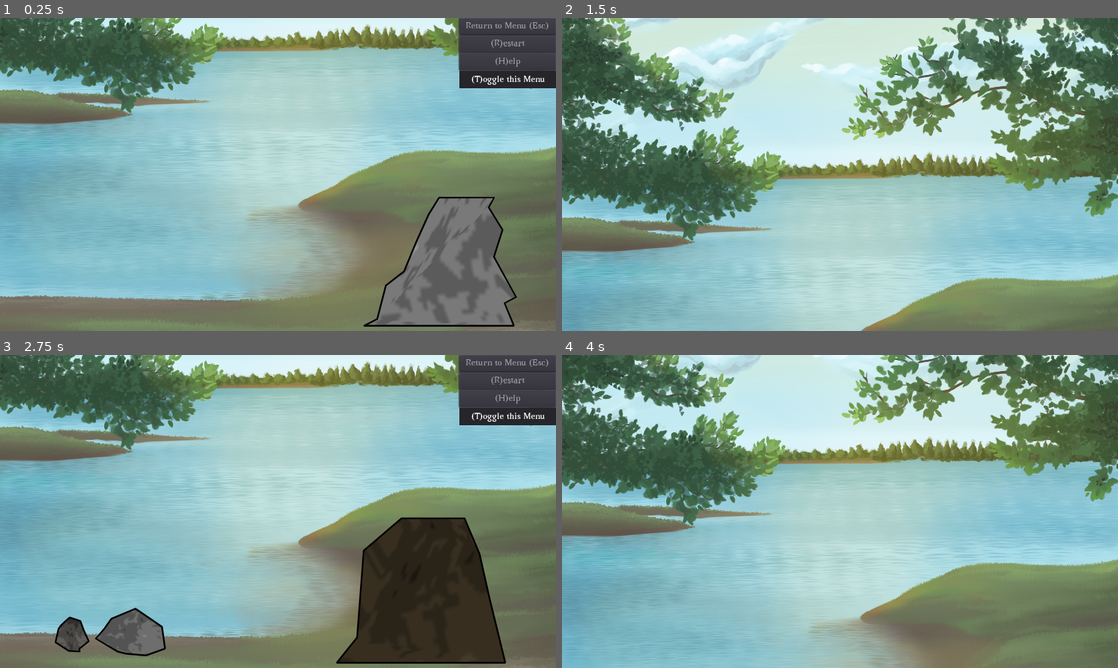
Above: before the commit, frames 1-4 (two rows, left to right).
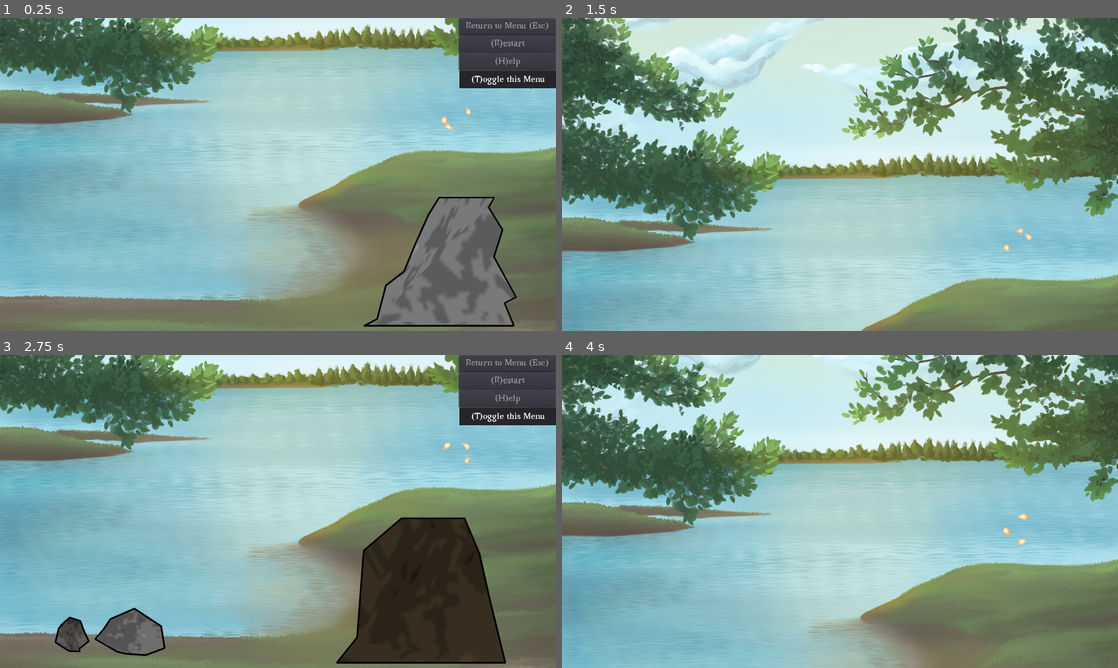
Above: after the commit, the same moments.

Repository: ebrahimebrahim/knock-the-rock
Game: Godot game, scene res://GameBase.tscn
Same seed, same stepped clock (60 frames per second), same inputs: the game is played once before the commit and once after it. This scene is started directly instead of the project's main scene.
Inputs (mouse positions are in pixels of both pictures, inside the frame that each line leads up to):
- Up to frame 1 (0.25 s): no input
- Up to frame 2 (1.5 s): click "Return to Menu (Esc)" at 0.5 s; click "Sandbox" at 1.25 s
- Up to frame 3 (2.75 s): move the mouse to (400, 495) at 2.02 s; press the mouse at (400, 495) at 2.03 s
- Up to frame 4 (4 s): release the mouse at (962, 495) at 2.75 s; click "Return to Menu (Esc)" at 2.75 s; click "Challenge" at 3.5 s

The runs differ from the first frame. In frame 1, less than 0.1% of the frame differs, in the area x 79-85%, y 28-36%; in frame 2, less than 0.1%; in frame 3, 0.2%, in the area x 17-85%, y 27-97%; in frame 4, less than 0.1%.

Commit message:
animated fireflies close #9

Diff:
--- a/ktr/GameBase.tscn
+++ b/ktr/GameBase.tscn
@@ -1,9 +1,31 @@
-[gd_scene load_steps=6 format=2]
+[gd_scene load_steps=21 format=2]
 
 [ext_resource path="res://images/bg.png" type="Texture" id=1]
 [ext_resource path="res://GameBase.gd" type="Script" id=2]
 [ext_resource path="res://Help.tscn" type="PackedScene" id=3]
 [ext_resource path="res://theme.tres" type="Theme" id=4]
+[ext_resource path="res://images/fireflies/Firefly0002.png" type="Texture" id=5]
+[ext_resource path="res://images/fireflies/Firefly0005.png" type="Texture" id=6]
+[ext_resource path="res://images/fireflies/Firefly0006.png" type="Texture" id=7]
+[ext_resource path="res://images/fireflies/Firefly0004.png" type="Texture" id=8]
+[ext_resource path="res://images/fireflies/Firefly0003.png" type="Texture" id=9]
+[ext_resource path="res://images/fireflies/Firefly0011.png" type="Texture" id=10]
+[ext_resource path="res://images/fireflies/Firefly0012.png" type="Texture" id=11]
+[ext_resource path="res://images/fireflies/Firefly0007.png" type="Texture" id=12]
+[ext_resource path="res://images/fireflies/Firefly0008.png" type="Texture" id=13]
+[ext_resource path="res://images/fireflies/Firefly0001.png" type="Texture" id=14]
+[ext_resource path="res://images/fireflies/Firefly0010.png" type="Texture" id=15]
+[ext_resource path="res://images/fireflies/Firefly0009.png" type="Texture" id=16]
+[ext_resource path="res://images/fireflies/Firefly0013.png" type="Texture" id=17]
+[ext_resource path="res://images/fireflies/Firefly0000.png" type="Texture" id=18]
+
+[sub_resource type="SpriteFrames" id=2]
+animations = [ {
+"frames": [ ExtResource( 18 ), ExtResource( 14 ), ExtResource( 5 ), ExtResource( 9 ), ExtResource( 8 ), ExtResource( 6 ), ExtResource( 7 ), ExtResource( 12 ), ExtResource( 13 ), ExtResource( 16 ), ExtResource( 15 ), ExtResource( 10 ), ExtResource( 11 ), ExtResource( 17 ) ],
+"loop": true,
+"name": "default",
+"speed": 12.0
+} ]
 
 [sub_resource type="RectangleShape2D" id=1]
 extents = Vector2( 553, 200 )
@@ -18,6 +40,12 @@
 __meta__ = {
 "_edit_lock_": true
 }
+
+[node name="fireflies" type="AnimatedSprite" parent="bg"]
+position = Vector2( 660, 32 )
+frames = SubResource( 2 )
+frame = 5
+playing = true
 
 [node name="HelpOverlay" type="Node2D" parent="."]
 visible = false
--- a/ktr/MenuScreen.tscn
+++ b/ktr/MenuScreen.tscn
@@ -6,6 +6,28 @@
 [ext_resource path="res://Help.tscn" type="PackedScene" id=4]
 [ext_resource path="res://Logo.gd" type="Script" id=5]
 [ext_resource path="res://Settings.tscn" type="PackedScene" id=6]
+[ext_resource path="res://images/fireflies/Firefly0002.png" type="Texture" id=7]
+[ext_resource path="res://images/fireflies/Firefly0005.png" type="Texture" id=8]
+[ext_resource path="res://images/fireflies/Firefly0006.png" type="Texture" id=9]
+[ext_resource path="res://images/fireflies/Firefly0004.png" type="Texture" id=10]
+[ext_resource path="res://images/fireflies/Firefly0003.png" type="Texture" id=11]
+[ext_resource path="res://images/fireflies/Firefly0011.png" type="Texture" id=12]
+[ext_resource path="res://images/fireflies/Firefly0012.png" type="Texture" id=13]
+[ext_resource path="res://images/fireflies/Firefly0007.png" type="Texture" id=14]
+[ext_resource path="res://images/fireflies/Firefly0008.png" type="Texture" id=15]
+[ext_resource path="res://images/fireflies/Firefly0001.png" type="Texture" id=16]
+[ext_resource path="res://images/fireflies/Firefly0010.png" type="Texture" id=17]
+[ext_resource path="res://images/fireflies/Firefly0009.png" type="Texture" id=18]
+[ext_resource path="res://images/fireflies/Firefly0013.png" type="Texture" id=19]
+[ext_resource path="res://images/fireflies/Firefly0000.png" type="Texture" id=20]
+
+[sub_resource type="SpriteFrames" id=3]
+animations = [ {
+"frames": [ ExtResource( 20 ), ExtResource( 16 ), ExtResource( 7 ), ExtResource( 11 ), ExtResource( 10 ), ExtResource( 8 ), ExtResource( 9 ), ExtResource( 14 ), ExtResource( 15 ), ExtResource( 18 ), ExtResource( 17 ), ExtResource( 12 ), ExtResource( 13 ), ExtResource( 19 ) ],
+"loop": true,
+"name": "default",
+"speed": 12.0
+} ]
 
 [sub_resource type="DynamicFontData" id=1]
 font_path = "res://fonts/Avara.ttf"
@@ -32,6 +54,12 @@
 __meta__ = {
 "_edit_lock_": true
 }
+
+[node name="fireflies" type="AnimatedSprite" parent="bg"]
+position = Vector2( 660, 32 )
+frames = SubResource( 3 )
+frame = 4
+playing = true
 
 [node name="LogoZone" type="CenterContainer" parent="."]
 margin_right = 1066.0
Not shown: 1 places in ktr/MenuScreen.tscn that only renumber resources
Binary file added: ktr/images/fireflies/Firefly0000.png
Not shown, added: ktr/images/fireflies/Firefly0000.png.import
Binary file added: ktr/images/fireflies/Firefly0001.png
Not shown, added: ktr/images/fireflies/Firefly0001.png.import
Binary file added: ktr/images/fireflies/Firefly0002.png
Not shown, added: ktr/images/fireflies/Firefly0002.png.import
Binary file added: ktr/images/fireflies/Firefly0003.png
Not shown, added: ktr/images/fireflies/Firefly0003.png.import
Binary file added: ktr/images/fireflies/Firefly0004.png
Not shown, added: ktr/images/fireflies/Firefly0004.png.import
Binary file added: ktr/images/fireflies/Firefly0005.png
(and 17 more such lines)
